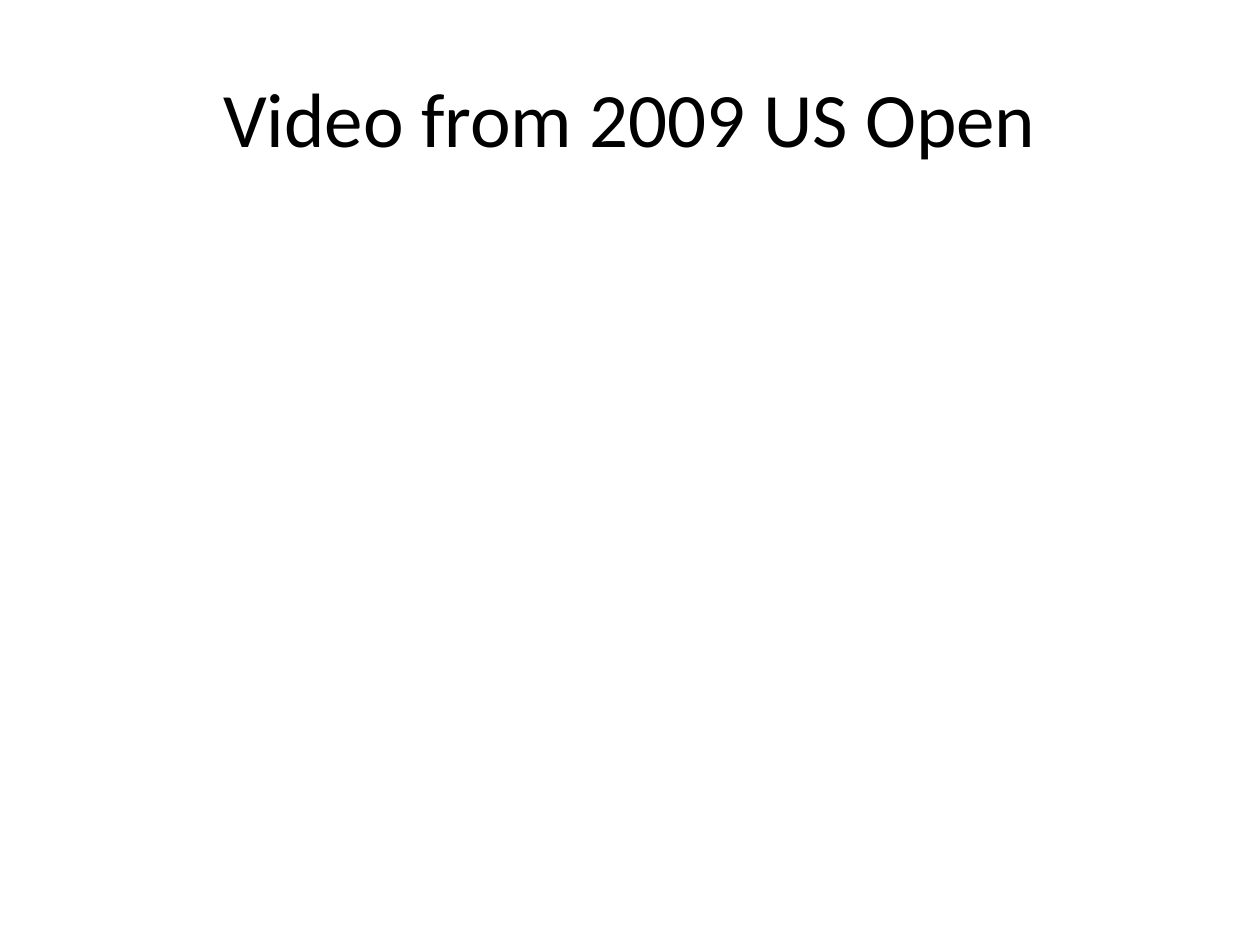
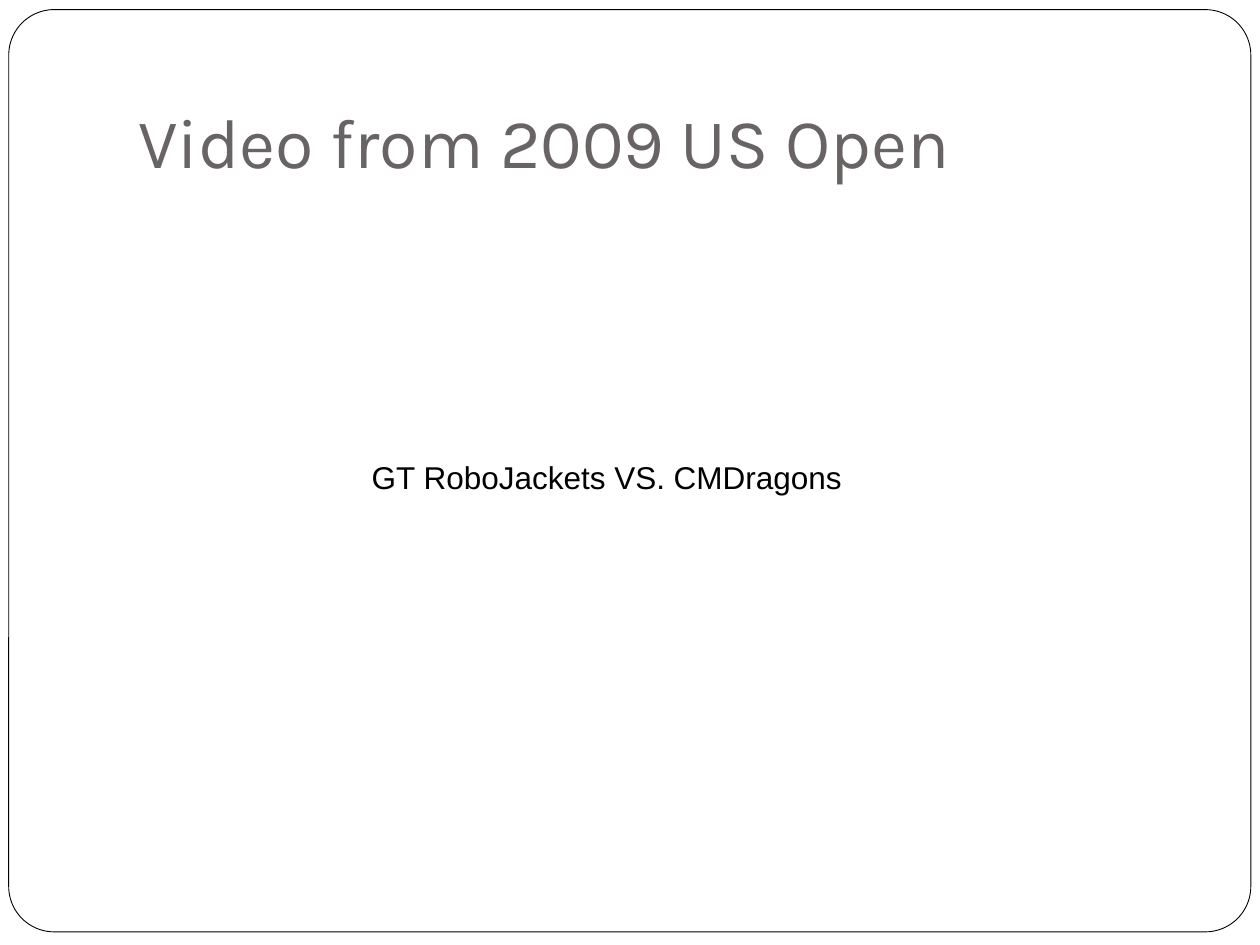
Before and after one commit to oarslan3/gt-cs-rip-projects, a slide deck: slide 3 of final/ProposalPresentation.ppt. Drawn at 1260x945 pixels with LibreOffice and Linux fonts; fonts in the diff are those of the drawing. Boxes give left, top, right and bottom in pixels: in the first picture for what was removed or moved away, otherwise in the second. Text is boxed around its words. In the diff, an @@ line names an element or a change of style, - is before the commit and + after.

```diff
--- a/final/ProposalPresentation.ppt
+++ b/final/ProposalPresentation.ppt
@@ rounded rectangle added at <box>9,10,1251,932</box>, fill #FFFFFF, outline #000000 0.51 pt @@
@@ title "Video from 2009 US Open": place and size @@
-title "Video from 2009 US Open" at <box>223,93,1035,160</box>
+title "Video from 2009 US Open" at <box>138,120,949,184</box>
@@ title "Video from 2009 US Open" at <box>138,120,949,184</box>: size 44 to 40 pt, font Calibri to Karla, text colour #000000 to #696464; alignment centre to left; vertical alignment middle to bottom @@
@@ text added at <box>372,466,842,495</box>, 18 pt, text #000000 @@
+GT RoboJackets VS. CMDragons
```
Also in this commit, not shown: 8 other slides changed.
